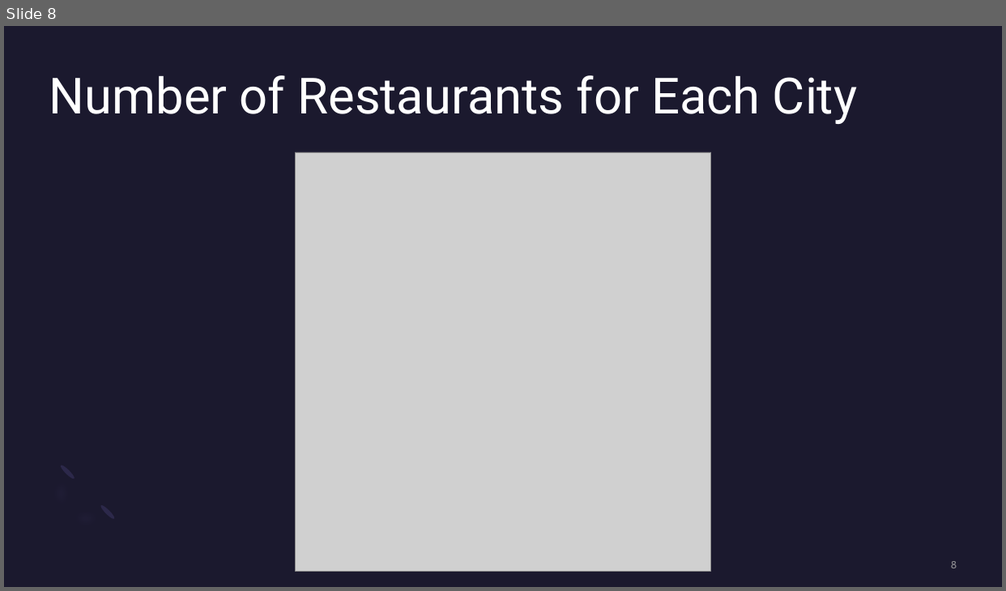
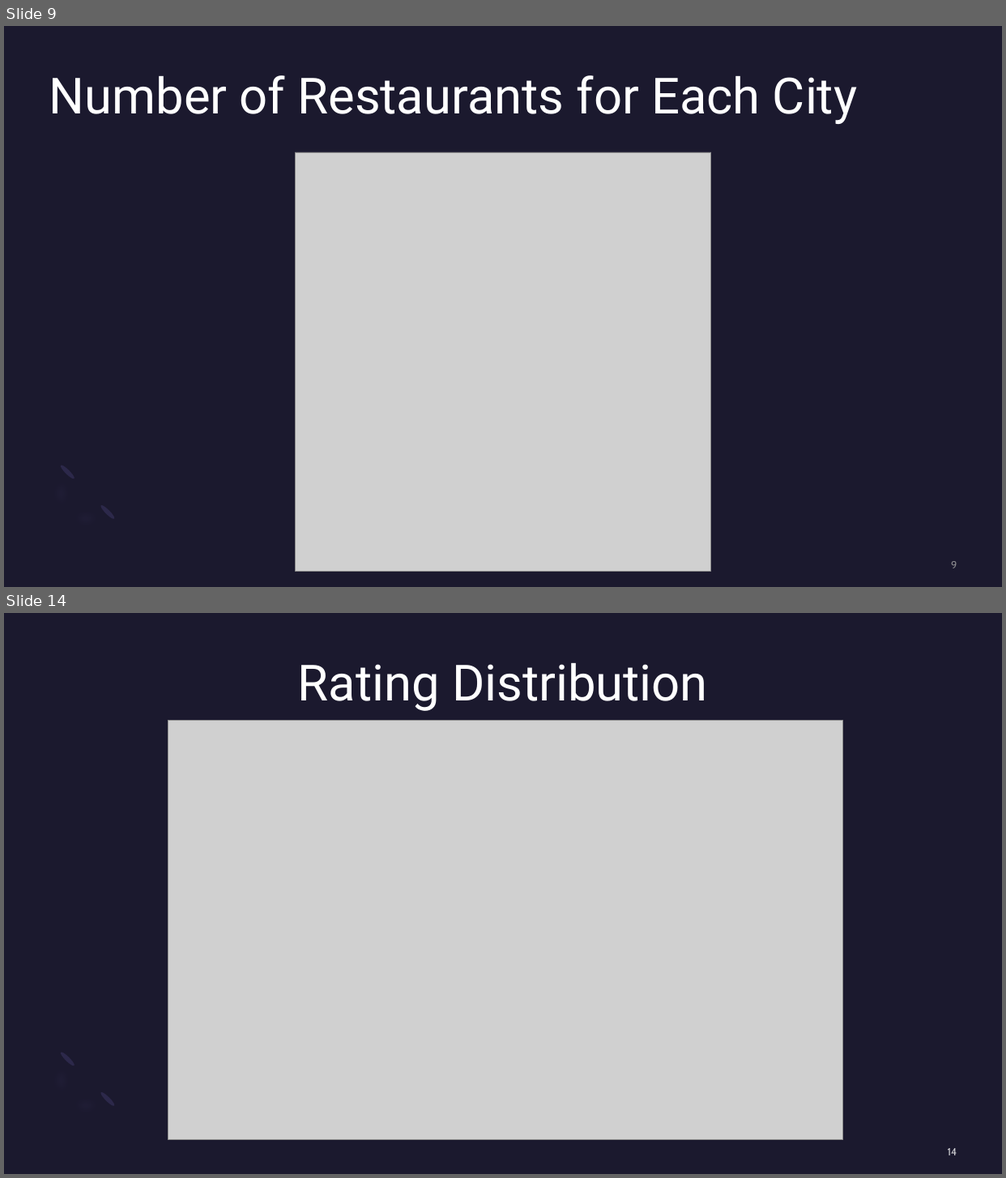
Before and after one commit to mward95/Restaurant_API, a slide deck: Sanjay Dabra/Presentation1.pptx. Shown one above the other, each under a label of ours: slide 8 before the commit, slides 9 and 14 after it; the slides between them are not shown. The pictures are 1006x591 and 1006x1178 pixels, drawn with LibreOffice and Linux fonts; fonts in the diff are those of the drawing; grey boxes stand for pictures. Boxes give left, top, right and bottom in pixels: in the first picture for what was removed or moved away, otherwise in the second. Text is boxed around its words. In the diff, an @@ line names an element or a change of style, - is before the commit and + after.

```diff
--- a/Sanjay Dabra/Presentation1.pptx
+++ b/Sanjay Dabra/Presentation1.pptx
@@ slide 14 added at (4, 613, 1002, 1174), background #1B192E; not listed: 3 template elements that a slide beside it also shows @@
@@ title added at (298, 662, 708, 711), 48 pt, text #FFFFFF @@
+Rating Distribution
@@ picture added at (168, 720, 842, 1140) @@
@@ page number added at (948, 1148, 957, 1156), 10 pt, text #FFFFFF at 80% opacity @@
+14
@@ what was slide 8 is now slide 9 @@
@@ page number at (951, 561, 957, 569): text changed @@
-8
+9
```
Also in this commit, not shown: 7 slides changed, 3 other slides added, 3 slides removed.
